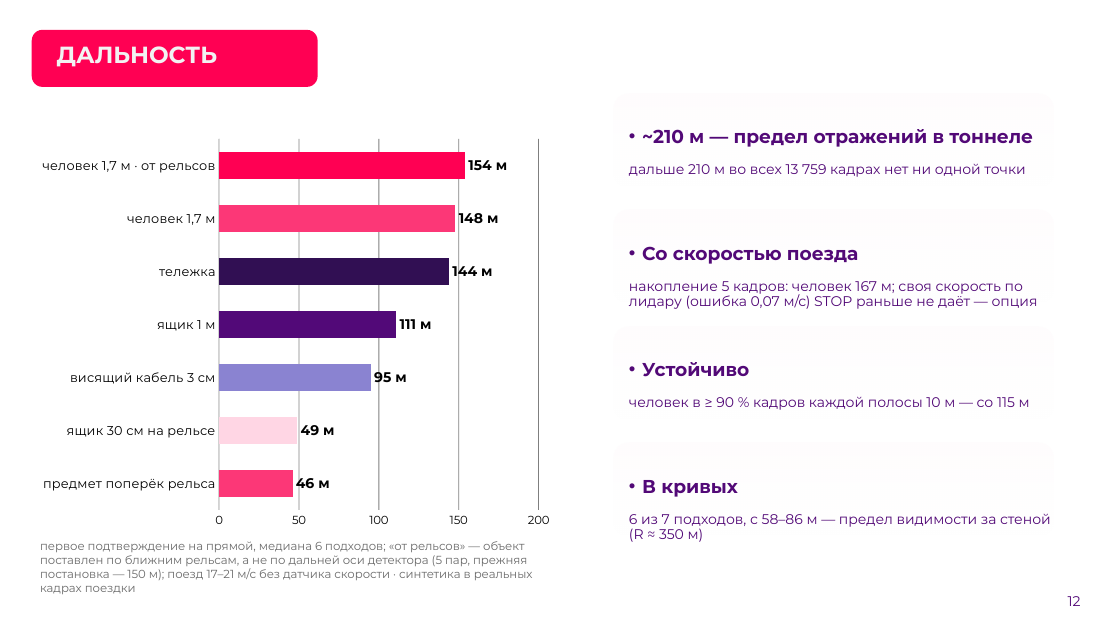
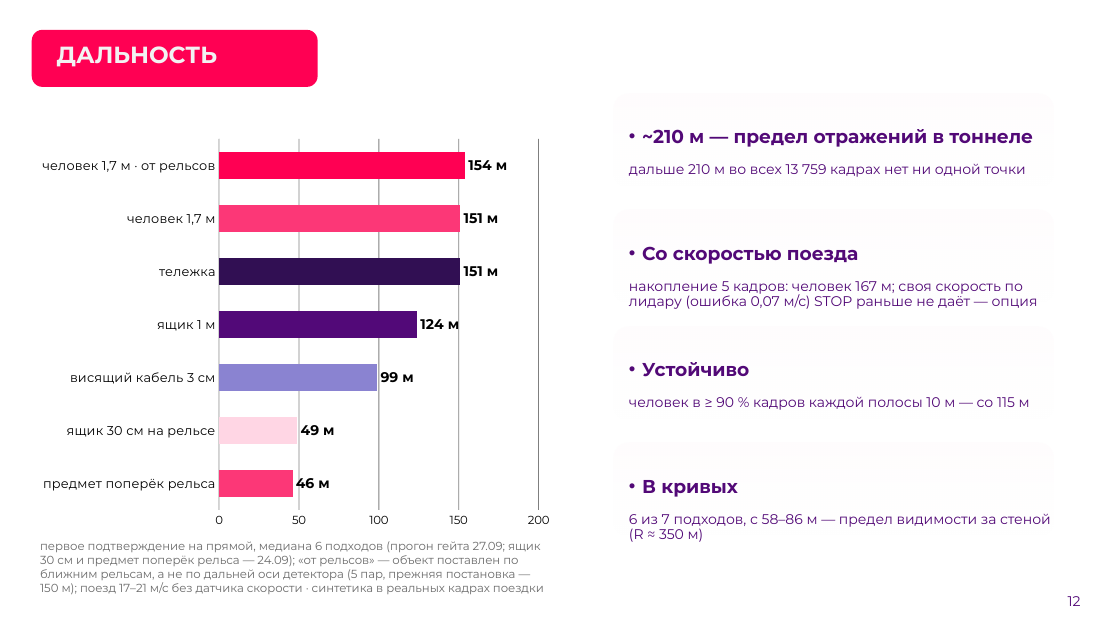
Before and after one commit to pmixay/ReSense, a slide deck: slide 12 of docs/presentation/ReSense_LCT2026.pptx. Drawn at 1120x630 pixels with LibreOffice and Linux fonts; fonts in the diff are those of the drawing; background and template pictures are left out. Boxes give left, top, right and bottom in pixels: in the first picture for what was removed or moved away, otherwise in the second. Text is boxed around its words. In the diff, an @@ line names an element or a change of style, - is before the commit and + after.

```diff
--- a/docs/presentation/ReSense_LCT2026.pptx
+++ b/docs/presentation/ReSense_LCT2026.pptx
@@ bar chart at (32, 131, 560, 535) @@
-Series 1: 46, 49, 95, 111, 144, 148, 154
+Series 1: 46, 49, 99, 124, 151, 151, 154
@@ text at (40, 541, 544, 594): text changed @@
-первое подтверждение на прямой, медиана 6 подходов; «от рельсов» — объект поставлен по ближним рельсам, а не по дальней оси детектора (5 пар, прежняя постановка — 150 м); поезд 17–21 м/с без датчика скорости · синтетика в реальных кадрах поездки
+первое подтверждение на прямой, медиана 6 подходов (прогон гейта 27.09; ящик 30 см и предмет поперёк рельса — 24.09); «от рельсов» — объект поставлен по ближним рельсам, а не по дальней оси детектора (5 пар, прежняя постановка — 150 м); поезд 17–21 м/с без датчика скорости · синтетика в реальных кадрах поездки
```
Also in this commit, not shown: 6 other slides changed, 31 other files.
